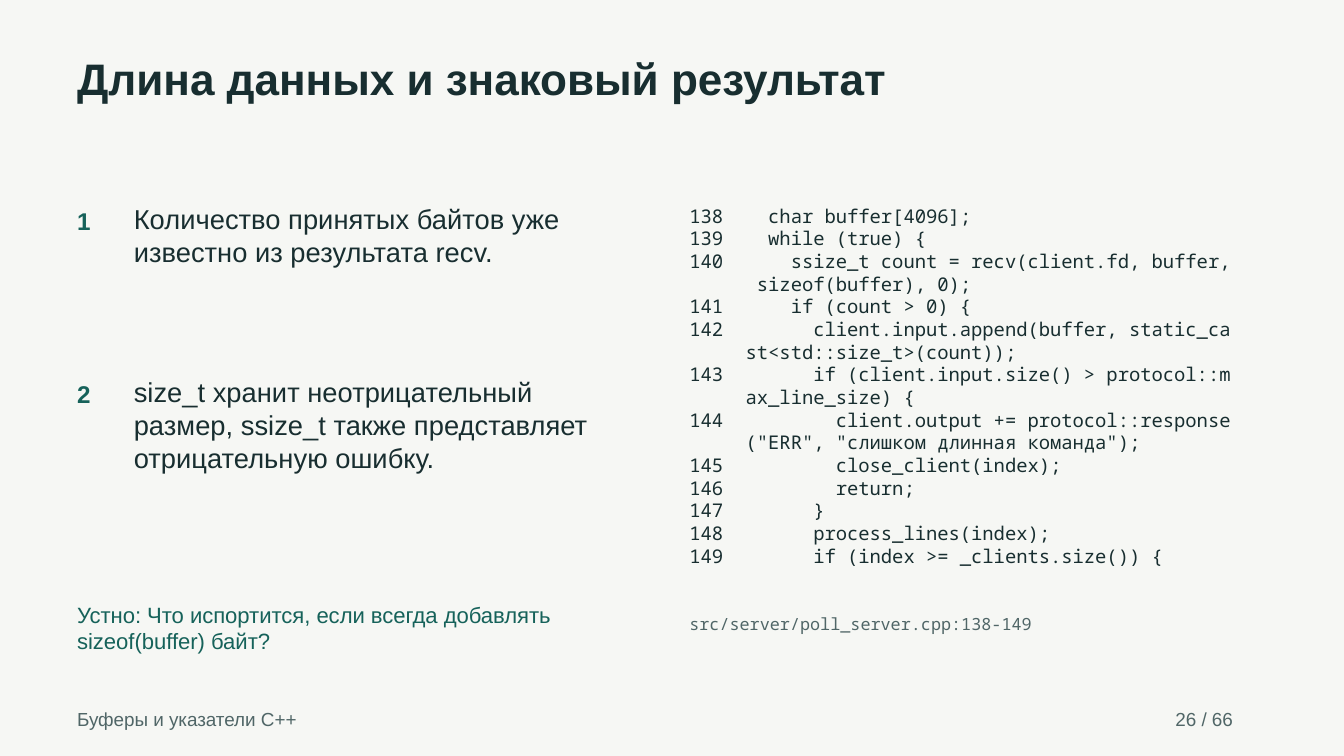
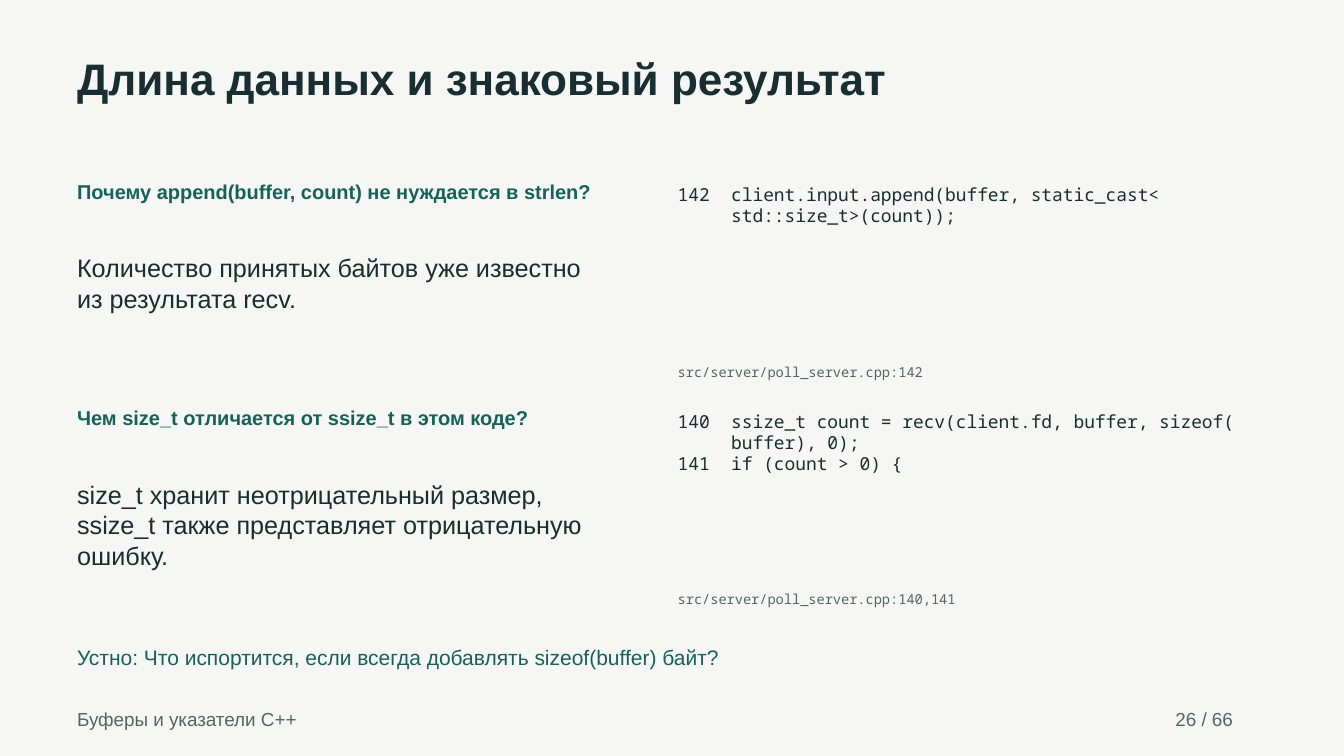
Before and after one commit to AlexUner/alexey-tcp-defense, a slide deck: slide 26 of presentation.pptx. Drawn at 1344x756 pixels with LibreOffice and Linux fonts; fonts in the diff are those of the drawing. Boxes give left, top, right and bottom in pixels: in the first picture for what was removed or moved away, otherwise in the second. Text is boxed around its words. In the diff, an @@ line names an element or a change of style, - is before the commit and + after.

```diff
--- a/presentation.pptx
+++ b/presentation.pptx
@@ text added at [77,184,591,203], 14.2 pt, text #16625A, bold @@
+Почему append(buffer, count) не нуждается в strlen?
@@ text added at [678,187,1159,225], 12.8 pt, text #182E30 @@
+142 client.input.append(buffer, static_cast<
+std::size_t>(count));
@@ text removed at [689,208,1231,566] @@
-138 char buffer[4096];
-139 while (true) {
-140 ssize_t count = recv(client.fd, buffer,
-sizeof(buffer), 0);
-141 if (count > 0) {
-142 client.input.append(buffer, static_ca
-st<std::size_t>(count));
-143 if (client.input.size() > protocol::m
-ax_line_size) {
-144 client.output += protocol::response
-("ERR", "слишком длинная команда");
-145 close_client(index);
-146 return;
-147 }
-148 process_lines(index);
-149 if (index >= _clients.size()) {
@@ text removed at [77,213,90,230] @@
-1
@@ text "Количество принятых байтов уже известно ...": place and size @@
-text "Количество принятых байтов уже известно ..." at [134,208,559,267]
+text "Количество принятых байтов уже известно ..." at [77,258,581,313]
@@ text "Количество принятых байтов уже известно ..." at [77,258,581,313]: size 19.5 to 18 pt @@
@@ text removed at [77,386,90,403] @@
-2
@@ text added at [678,366,923,381], 9.8 pt, text #506667 @@
+src/server/poll_server.cpp:142
@@ text added at [77,410,528,429], 14.2 pt, text #16625A, bold @@
+Чем size_t отличается от ssize_t в этом коде?
@@ text added at [678,414,1234,473], 12.8 pt, text #182E30 @@
+140 ssize_t count = recv(client.fd, buffer, sizeof(
+buffer), 0);
+141 if (count > 0) {
@@ text "size_t хранит неотрицательный размер, ssize_t ..." at [77,485,582,570]: size 19.5 to 18 pt @@
@@ text "size_t хранит неотрицательный размер, ssize_t ...": place and size @@
-text "size_t хранит неотрицательный размер, ssize_t ..." at [134,381,587,473]
+text "size_t хранит неотрицательный размер, ssize_t ..." at [77,485,582,570]
@@ text at [678,593,956,608]: text changed; size 12 to 9.8 pt @@
-src/server/poll_server.cpp:138-149
+src/server/poll_server.cpp:140,141
@@ text "Устно: Что испортится, если всегда ...": place and size @@
-text "Устно: Что испортится, если всегда ..." at [77,607,551,654]
+text "Устно: Что испортится, если всегда ..." at [77,649,718,669]
@@ text "Устно: Что испортится, если всегда ..." at [77,649,718,669]: size 15.8 to 15 pt @@
```
Also in this commit, not shown: 54 other slides changed, 9 slides added, 9 slides removed, 2 other files.
